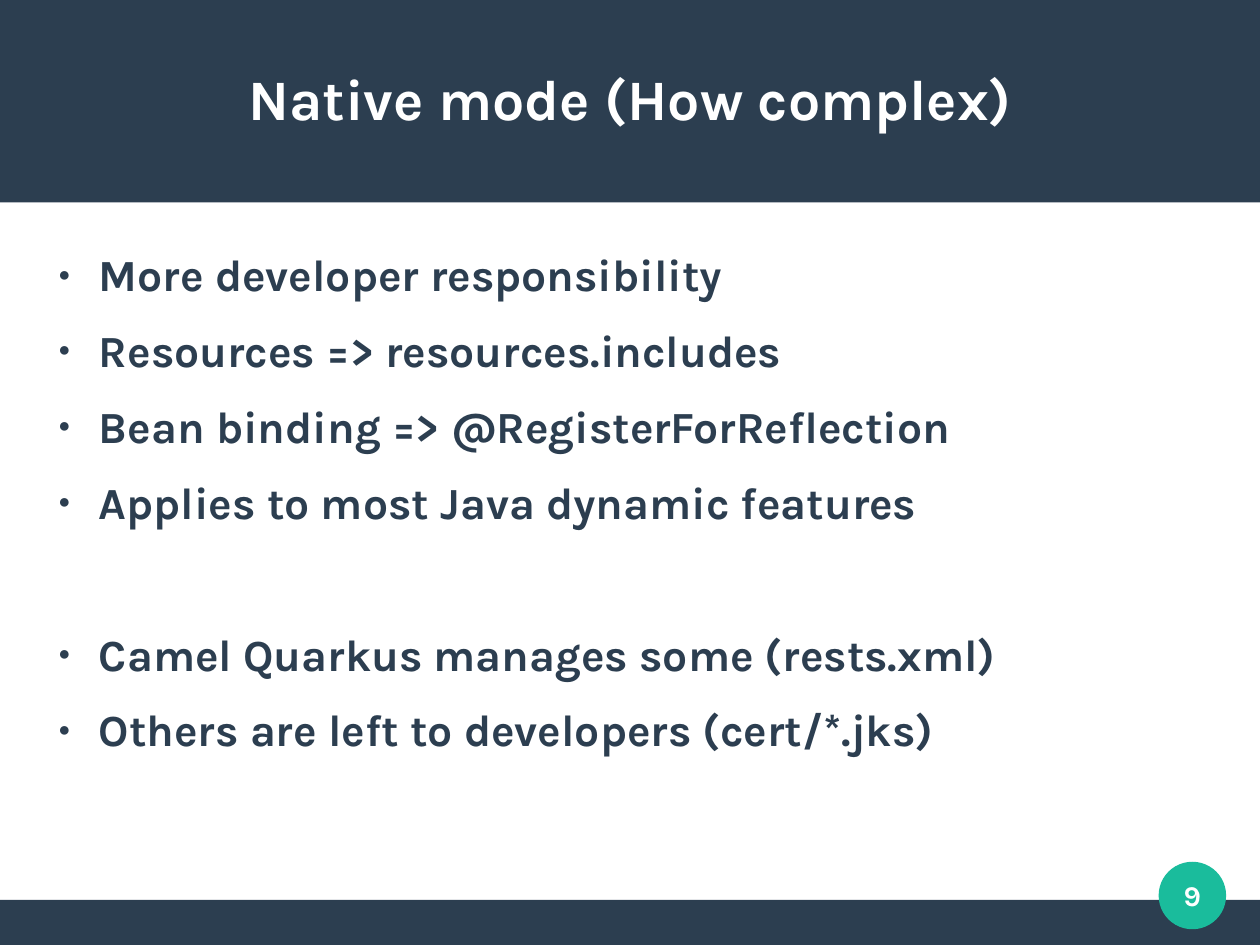
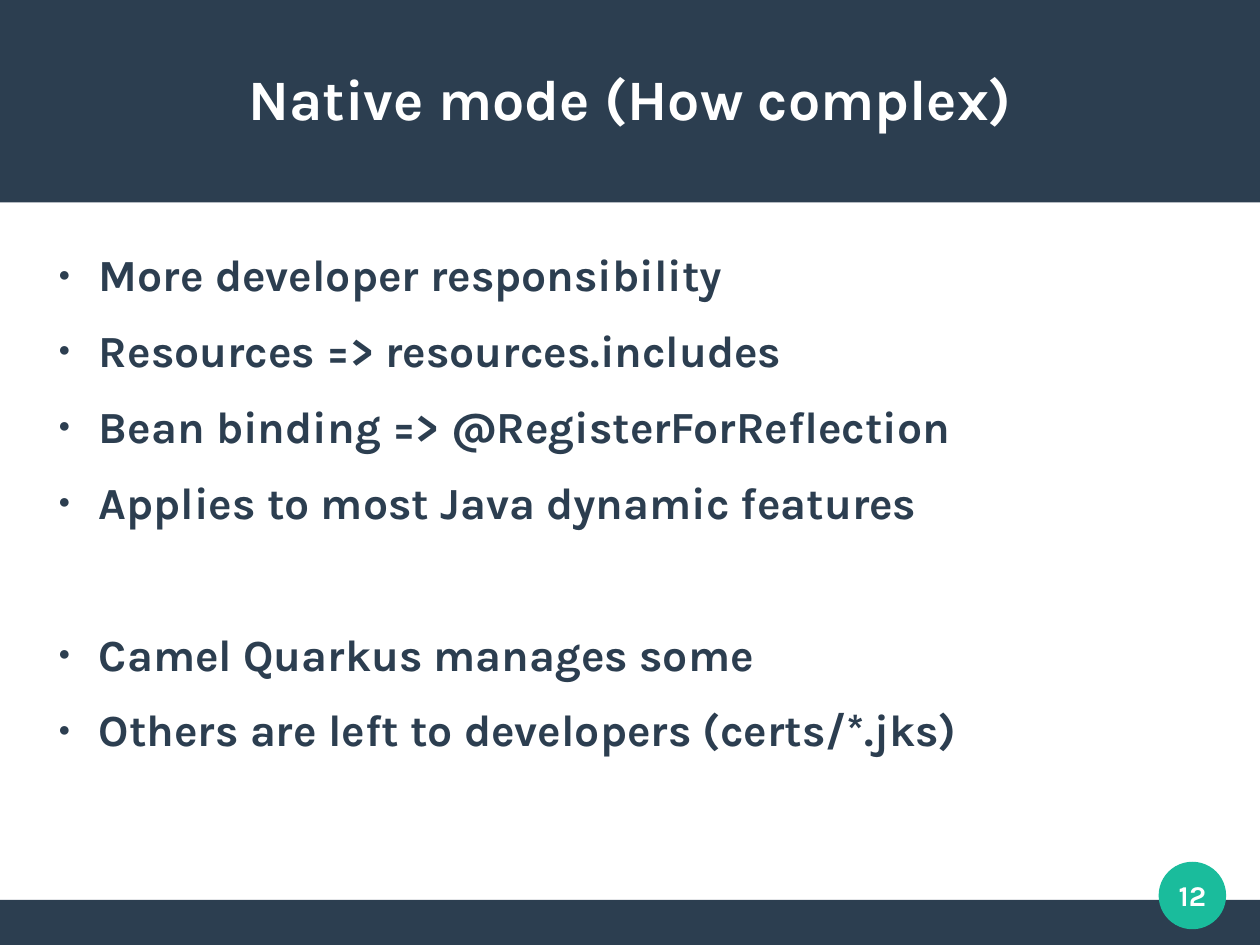
Before and after one commit to aldettinger/integration-in-the-cloud-era-with-camel-quarkus, a slide deck: slide 12 of Integration In The Cloud Era With Camel Quarkus.odp (slide 9 before the commit). Drawn at 1260x945 pixels with LibreOffice and Linux fonts; fonts in the diff are those of the drawing. Boxes give left, top, right and bottom in pixels: in the first picture for what was removed or moved away, otherwise in the second. Text is boxed around its words. In the diff, an @@ line names an element or a change of style, - is before the commit and + after.

```diff
--- a/Integration In The Cloud Era With Camel Quarkus.odp
+++ b/Integration In The Cloud Era With Camel Quarkus.odp
@@ text at (99,640,957,757): text changed @@
-● Camel Quarkus manages some (rests.xml)
-● Others are left to developers (cert/*.jks)
+● Camel Quarkus manages some
+● Others are left to developers (certs/*.jks)
@@ page number at (1179,887,1206,906): text changed @@
-9
+12
```
Also in this commit, not shown: 5 other slides changed, 4 slides added, 1 slide removed, 4 other files.
